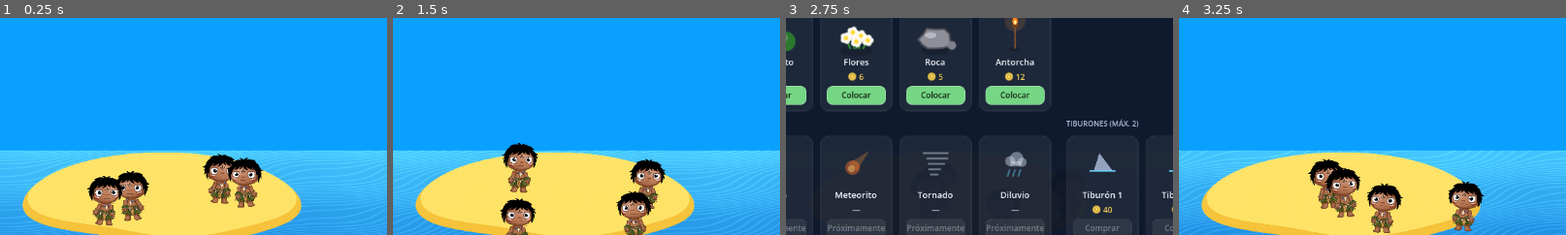
Above: before the commit, frames 1-4 (left to right).
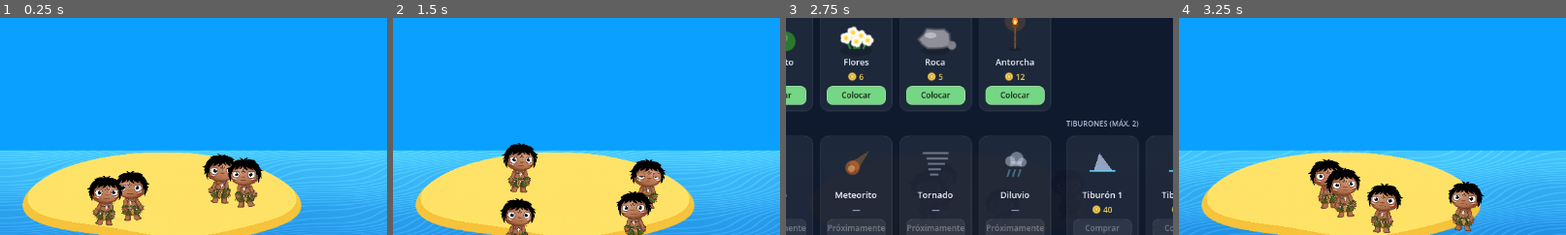
Above: after the commit, the same moments.

Repository: JuliFlorez/godlings
Game: Godot game, scene res://world/world.tscn
Two runs of this game, one before a commit and one after it. Both use one fixed random seed, a clock stepped at 60 frames per second and the inputs below.
Inputs:
- Up to frame 1 (0.25 s): no input
- Up to frame 2 (1.5 s): click "Tienda" at 0.5 s; click "G" at 1.25 s
- Up to frame 3 (2.75 s): click "Tienda" at 2 s
- Up to frame 4 (3.25 s): click "✕" at 2.75 s
The pictures show only the part of the screen within x 30-80%, y 33-82%; the shares and areas given below are measured in that part.

The runs differ from the first frame. In frame 1, less than 0.1% of the frame differs, in the area x 25-65%, y 75-87%; in frame 2, 0.1%, in the area x 30-69%, y 70-97%; in frame 3, less than 0.1%; in frame 4, less than 0.1%.

Commit message:
Add villager blinking and bullet marks
Villagers blink every few seconds (out of sync, occasional double
blink). Each gun hit leaves a bullet hole on the body part it hit, so it
follows that limb in the ragdoll; capped at 10 per villager. Also widen
the torso's shoulders so no gap shows when the arms hang down.

Co-Authored-By: Claude Opus 5.5 <noreply@anthropic.com>

Diff:
--- a/actors/villager/villager.gd
+++ b/actors/villager/villager.gd
@@ -301,6 +301,7 @@
 	_spawn_blood(hit_point, shot_dir, 40 if headshot else 24)
 	if rig:
 		rig.hit(hit_point, shot_dir, power)
+		rig.add_bullet_mark(hit_point)
 
 	var was_dead := dead
 	_die()
--- a/actors/villager/villager.tscn
+++ b/actors/villager/villager.tscn
@@ -53,8 +53,8 @@
 
 [node name="Sprite" type="Polygon2D" parent="Rig/Skeleton2D/Hip"]
 texture = ExtResource("2_g8jkn")
-polygon = PackedVector2Array(-90, -268, 90, -268, 110, -220, 111, -174, 133, -138, 175, -128, 193, -80, 201, 26, 147, 56, 97, 56, 45, 70, -5, 82, -65, 70, -115, 76, -165, 52, -201, 26, -193, -80, -185, -130, -137, -138, -113, -174, -110, -220)
-uv = PackedVector2Array(425, 512, 605, 512, 625, 560, 626, 606, 648, 642, 690, 652, 708, 700, 716, 806, 662, 836, 612, 836, 560, 850, 510, 862, 450, 850, 400, 856, 350, 832, 314, 806, 322, 700, 330, 650, 378, 642, 402, 606, 405, 560)
+polygon = PackedVector2Array(-90, -268, 90, -268, 127, -258, 132, -220, 111, -174, 133, -138, 175, -128, 193, -80, 201, 26, 147, 56, 97, 56, 45, 70, -5, 82, -65, 70, -115, 76, -165, 52, -201, 26, -193, -80, -185, -130, -137, -138, -113, -174, -128, -220, -122, -258)
+uv = PackedVector2Array(425, 512, 605, 512, 642, 522, 647, 560, 626, 606, 648, 642, 690, 652, 708, 700, 716, 806, 662, 836, 612, 836, 560, 850, 510, 862, 450, 850, 400, 856, 350, 832, 314, 806, 322, 700, 330, 650, 378, 642, 402, 606, 387, 560, 393, 522)
 
 [node name="ArmL" type="Bone2D" parent="Rig/Skeleton2D/Hip"]
 position = Vector2(-100, -218)
--- a/actors/villager/villager_rig.gd
+++ b/actors/villager/villager_rig.gd
@@ -5,6 +5,7 @@
 ## - En la isla: animación procedural de caminado (bamboleo).
 ## - Agarrado / cayendo / en el agua: ragdoll. Cada articulación es un péndulo
 ##   amortiguado que responde a la gravedad y a la aceleración del cuerpo.
+## - Parpadea cada tantos segundos y los balazos dejan una marca en la parte alcanzada.
 
 const GRAVITY := 1400.0
 const MAX_ACC := 7000.0       # Tope de aceleración medida (evita latigazos absurdos)
@@ -75,6 +76,12 @@
 var _acc := Vector2.ZERO
 var _prev_rot := 0.0
 var _dead_eyes: DeadEyes
+var _blink: Blink
+var _marks := 0
+
+const MAX_MARKS := 10
+## Alfa de villager.png, para saber si un tiro cayó sobre el dibujo o en un hueco.
+static var _alpha: Image
 
 func _ready() -> void:
 	villager = get_parent() as Villager
@@ -100,9 +107,42 @@
 	_dead_eyes.visible = false
 	head.add_child(_dead_eyes)
 
+	_blink = Blink.new()
+	head.add_child(_blink)
+
 func set_dead() -> void:
 	rag = 1.0
 	_dead_eyes.visible = true
+	_blink.queue_free()
+
+## Deja un agujero de bala pegado a la parte del cuerpo alcanzada (coords globales),
+## así sigue al miembro cuando se mueve. Si el punto cayó en un hueco transparente
+## (la colisión es un rectángulo), se busca el dibujo más cerca yendo hacia el centro.
+func add_bullet_mark(point: Vector2) -> void:
+	if _marks >= MAX_MARKS:
+		return
+	var sprites: Array[Polygon2D] = []
+	for b: Node in [head, arm_r, arm_l, hip, leg_r, leg_l]:  # Del que se dibuja arriba al de abajo
+		sprites.append(b.get_node("Sprite"))
+	if _alpha == null:
+		_alpha = sprites[0].texture.get_image()
+		if _alpha.is_compressed():
+			_alpha.decompress()
+	var center := villager.to_global(Villager.BODY_COM) if villager else global_position
+	for step in 11:
+		var p := point.lerp(center, step / 10.0)
+		for s in sprites:
+			var local := s.to_local(p)
+			if not Geometry2D.is_point_in_polygon(local, s.polygon):
+				continue
+			var px := Vector2i(local + s.uv[0] - s.polygon[0])
+			if Rect2i(Vector2i.ZERO, _alpha.get_size()).has_point(px) and _alpha.get_pixelv(px).a > 0.5:
+				var mark := BulletMark.new()
+				mark.position = local
+				mark.rotation = randf() * TAU
+				s.add_child(mark)
+				_marks += 1
+				return
 
 ## Sacude los miembros según dónde y hacia dónde pegó el tiro (coords globales).
 func hit(point: Vector2, dir: Vector2, strength := 1.0) -> void:
@@ -226,3 +266,77 @@
 			var d := 30.0
 			draw_line(e + Vector2(-d, -d), e + Vector2(d, d), INK, 18.0, true)
 			draw_line(e + Vector2(-d, d), e + Vector2(d, -d), INK, 18.0, true)
+
+## Párpados que bajan un instante cada tantos segundos.
+class Blink extends Node2D:
+	# Blanco de cada ojo relativo al pivote del hueso Head: [centro, radios] (px de villager.png)
+	const EYES := [[Vector2(-137, -191), Vector2(73, 60)], [Vector2(151, -194), Vector2(63, 61)]]
+	const SKIN := Color("c48262")
+	const LASH := Color(0.36, 0.2, 0.13)
+	const CLOSE := 0.06   # Segundos en bajar
+	const HOLD := 0.05    # Cerrados
+	const OPEN := 0.09    # En volver a abrir
+	const COLS := 16
+
+	var _wait := 0.0
+	var _t := -1.0        # < 0: ojos abiertos, esperando
+	var _closed := 0.0    # 0 = abiertos, 1 = cerrados
+
+	func _ready() -> void:
+		_wait = randf_range(0.5, 4.0)  # Que no parpadeen todos juntos
+
+	func _process(dt: float) -> void:
+		if _t < 0.0:
+			_wait -= dt
+			if _wait > 0.0:
+				return
+			_t = 0.0
+		_t += dt
+		if _t < CLOSE:
+			_closed = _t / CLOSE
+		elif _t < CLOSE + HOLD:
+			_closed = 1.0
+		elif _t < CLOSE + HOLD + OPEN:
+			_closed = 1.0 - (_t - CLOSE - HOLD) / OPEN
+		else:
+			_t = -1.0
+			_closed = 0.0
+			# De vez en cuando, doble parpadeo
+			_wait = 0.12 if randf() < 0.2 else randf_range(2.0, 5.0)
+		queue_redraw()
+
+	func _draw() -> void:
+		if _closed <= 0.0:
+			return
+		var skin := PackedColorArray([SKIN, SKIN, SKIN, SKIN])
+		for e: Array in EYES:
+			var c: Vector2 = e[0]
+			var r: Vector2 = e[1]
+			var cut := c.y - r.y + 2.0 * r.y * _closed   # Borde inferior del párpado
+			var top := PackedVector2Array()
+			var edge := PackedVector2Array()
+			for i in COLS + 1:
+				var x := r.x * (2.0 * i / COLS - 1.0)
+				var h := r.y * sqrt(maxf(0.0, 1.0 - (x / r.x) * (x / r.x)))
+				top.append(Vector2(c.x + x, c.y - h))
+				edge.append(Vector2(c.x + x, clampf(cut, c.y - h, c.y + h)))
+			for i in COLS:
+				draw_primitive(PackedVector2Array([top[i], top[i + 1], edge[i + 1], edge[i]]), skin, PackedVector2Array())
+			draw_polyline(edge, LASH, 10.0, true)
+
+## Agujero de bala con una mancha de sangre alrededor (px de villager.png).
+class BulletMark extends Node2D:
+	const BLOOD := Color(0.55, 0.04, 0.04)
+	const HOLE := Color(0.16, 0.02, 0.02)
+	var _blobs: Array[Vector3] = []   # x, y, radio
+
+	func _ready() -> void:
+		for i in randi_range(3, 5):
+			var a := randf() * TAU
+			_blobs.append(Vector3(cos(a), sin(a), 0.0) * randf_range(20.0, 34.0) + Vector3(0, 0, randf_range(9.0, 15.0)))
+
+	func _draw() -> void:
+		draw_circle(Vector2.ZERO, 30.0, BLOOD, true, -1.0, true)
+		for b in _blobs:
+			draw_circle(Vector2(b.x, b.y), b.z, BLOOD, true, -1.0, true)
+		draw_circle(Vector2.ZERO, 15.0, HOLE, true, -1.0, true)
